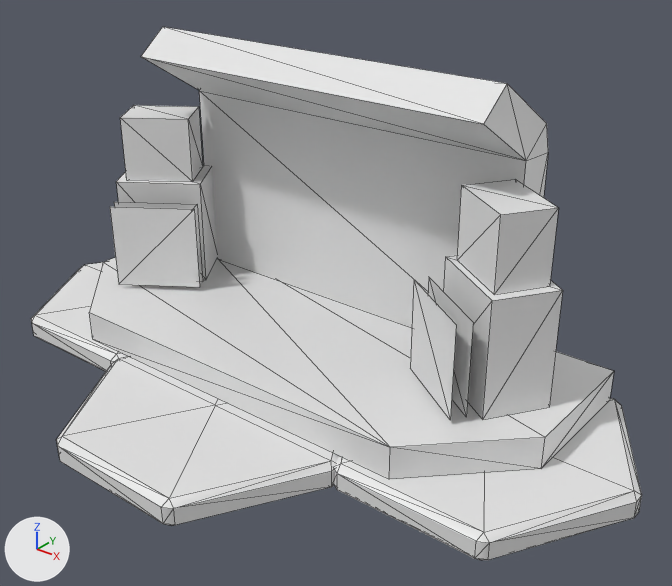
Two versions of the FBX model asset/model/raibu.fbx, one commit apart.
Rendered twice from a 50 mm lens placed at (0.0374, -0.0428, 0.0341), pointed at (0.003, 0.0001, 0.0075). Lighting does not change. The marker at lower left points along +X, +Y and +Z. The older version comes first. Mesh edges are drawn as thin lines. Where no turn or scale is listed for an object, it has been applied to the vertices.

Names of what the first picture shows: 'E_M1_group10_pPlane5'.
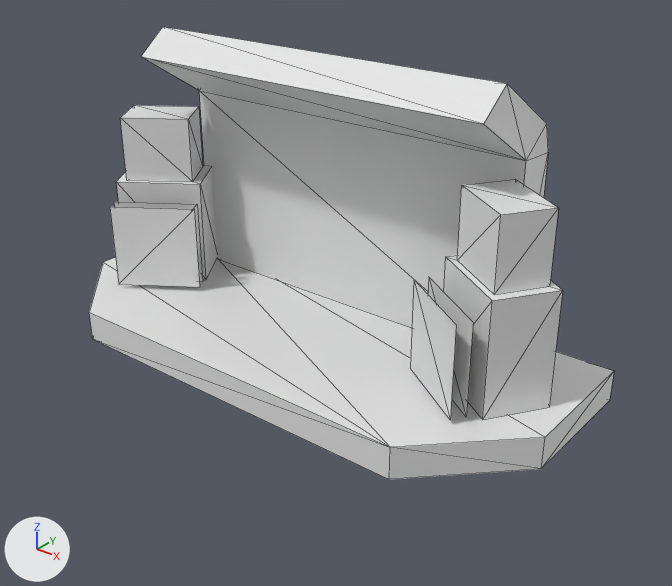
Where the newer file only moved an object's origin or applied its transform, the numbers keep the older frame.

Pixel boxes (x1, y1, x2, y2) of what changed, in the pictures (672 x 586 px):
'E_M1_group10_pPlane5', reshaped (14% narrower, 15% shorter)
    before: (31, 27, 642, 560)
    after: (89, 27, 614, 480)
part 1 of me_mesh, deleted
    before: (56, 357, 338, 526)
part 2 of me_mesh, deleted
    before: (31, 262, 129, 371)
part 3 of me_mesh, deleted
    before: (334, 398, 642, 560)

Edits to the bpy script that builds the scene:
```text
Change me_mesh:
    used by ob_e_m1_group10_pplane5; location = (0.0, 0.0, 0.01125)
    remove me_mesh.from_pydata(...)  # 226 vertices, 388 faces; spans x -0.0246..0.0246, y -0.0171..0.0171, z -0.0113..0.0113
    add me_mesh.from_pydata(...)  # 74 vertices, 100 faces; spans x -0.0193..0.0193, y -0.0078..0.0078, z -0.0094..0.0113
    me_mesh part 1: the loose piece of 38 vertices spanning x -0.0098..0.0098, y -0.0171..0.0002, z -0.0113..-0.0094 is deleted
    me_mesh part 2: the loose piece of 38 vertices spanning x -0.0246..-0.005, y -0.0085..0.0088, z -0.0113..-0.0094 is deleted
    me_mesh part 3: the loose piece of 38 vertices spanning x 0.005..0.0246, y -0.0088..0.0085, z -0.0113..-0.0094 is deleted
    other edits to the shape of me_mesh do not show in these pictures
```
